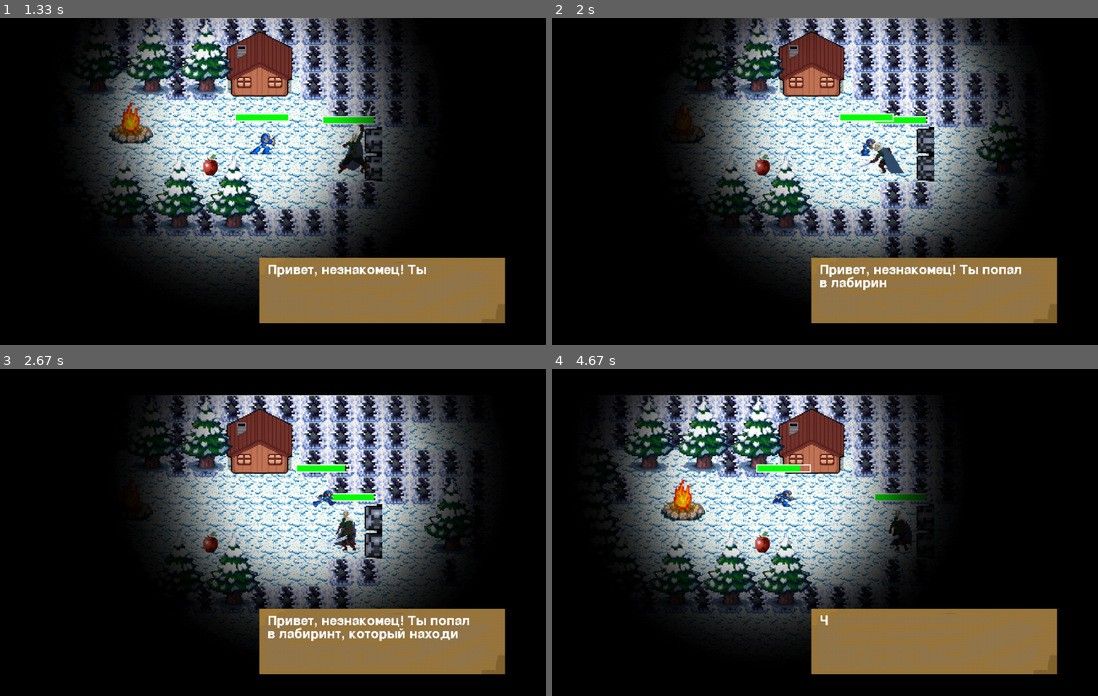
Above: before the commit, frames 1-4 (two rows, left to right).
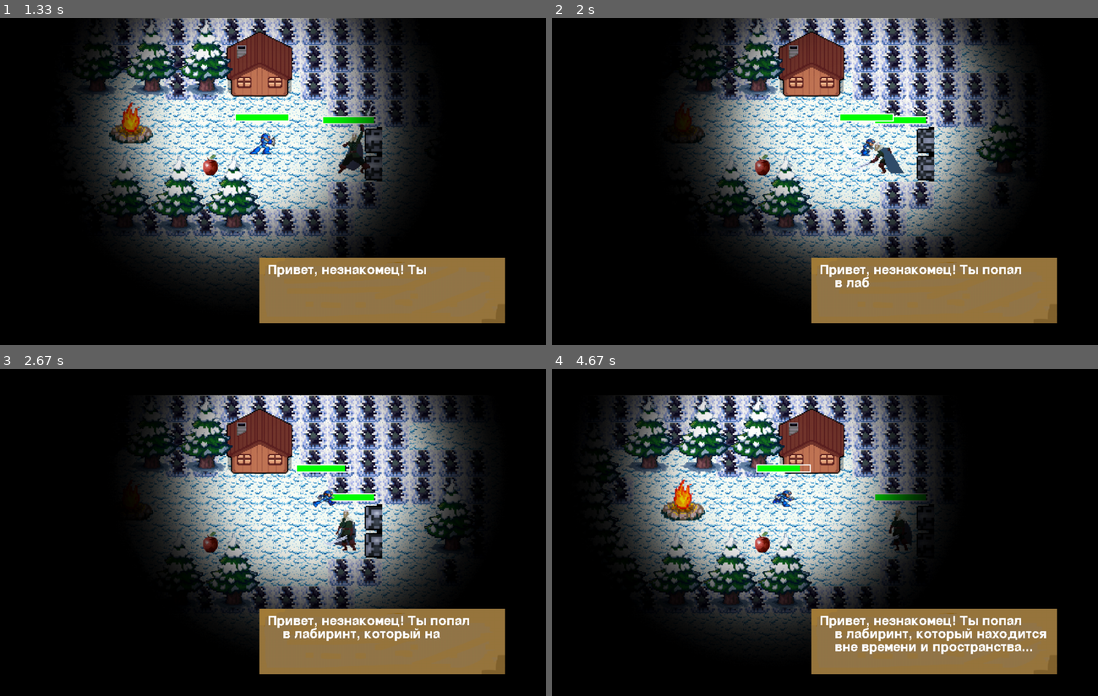
Above: after the commit, the same moments.

Repository: Gigirka/pygame
Game: pygame game, started from 123.py
Two runs of this game, one before a commit and one after it. Both use one fixed random seed, a clock stepped at 60 frames per second and the inputs below.
Inputs (mouse positions are in pixels of both pictures, inside the frame that each line leads up to):
- Up to frame 1 (1.33 s): click (273, 103) at 0.38 s; hold S 0.67-1.13 s; hold Right 0.67-1.13 s; move the mouse to (251, 194) at 0.7 s; click (273, 201) at 1.23 s
- Up to frame 2 (2 s): hold Right 1.5-1.97 s
- Up to frame 3 (2.67 s): hold Up 2-2.3 s; hold Right from 2.33 s (still down)
- Up to frame 4 (4.67 s): release Right at 2.8 s; hold Left 2.83-3.37 s; hold Down 3.4-3.7 s; hold Left 3.73-4.13 s; hold Up 4.17-4.53 s; hold Right from 4.57 s (still down)

Frame 1 is identical in both runs. In frame 2, 0.2% of the frame differs, in the area x 49-62%, y 79-84%; in frame 3, 0.5%; in frame 4, 1.6%, in the area x 49-91%, y 75-88%.

Commit message:
Добавил переход на второй уровень

Diff:
--- a/123.py
+++ b/123.py
@@ -658,28 +658,6 @@
             self.kill()
 
 
-player = None
-decor_group = pygame.sprite.Group()
-enemy_group = pygame.sprite.Group()
-all_sprites = pygame.sprite.Group()
-tiles_group = pygame.sprite.Group()
-player_group = pygame.sprite.Group()
-portal_group = pygame.sprite.Group()
-block_tiles_group = pygame.sprite.Group()
-healing_apples_group = pygame.sprite.Group()
-black_l = Black(0, 0)
-enemy1 = Enemy(480, 110, (134, 135))
-enemy2 = Enemy(1100, 160, (255, 256))
-bonfire = DecorCreate(4, 3, 'bonfire.png', (80, 80))
-house = DecorCreate(8.3, 0.5, 'wooden_house.png', (120, 120))
-big_trees = [(0, 1), (2, 0), (4, 0), (6, 0), (19, 3), (15, 3), (-0.3, 2), (0, 3),
-             (0.3, 4), (3, 5), (5, 5), (7, 5), (1, 5), (21, 7)]  # Массив с координатами деревьев
-apple = HealingApple(7, 5, 'apple.png', (70, 40))
-portal = Portal(35, 8, portal_img, (50, 80))
-for e in big_trees:  # Проходимся по массиву и создаём деревья
-    new_tree = DecorCreate(e[0], e[1], 'winter_tree.png', (150, 150))
-
-
 def blit_text(surface, text, pos, font, color=pygame.Color('white')):
     words = [word.split(' ') for word in text.splitlines()]
     space = font.size(' ')[0]
@@ -721,125 +699,266 @@
     return new_player, x, y
 
 
-player, level_x, level_y = generate_level(load_level('map0.txt'))
-
-# группа, содержащая все спрайты
-all_sprites = pygame.sprite.Group()
-running = True
-clock = pygame.time.Clock()
-sign_image = pygame.transform.scale(load_image('sign.png'), (450, 120))
-sign_rect = sign_image.get_rect(center=(700, 500))
-
-text0 = ("""Привет, незнакомец! Ты попал
-в лабиринт, который находится
-вне времени и пространства...""")
-text1 = ("""Чтобы выйти отсюда, тебе
-придётся устранить
-босса...""")
-text2 = ("""Однако к нему не так
-просто подобраться: тебя
-встретит его охрана""")
-displayed_text = ""
-counter = 0
-counter_text = 0
-while running:
-    dt = clock.tick(FPS) / 1000  # Amount of seconds between each loop.
-    if portal.rect.colliderect(player.rect):
-        terminate()
-    for event in pygame.event.get():
-        if event.type == pygame.QUIT:
-            running = False
-        if event.type == pygame.MOUSEBUTTONDOWN:
-            player.attack()
-            player.image = hero_Attack[2]
-        if event.type == pygame.KEYDOWN and player.can_move:
-            player.move = True
-            if event.key == pygame.K_s:
+def level1():
+    # группа, содержащая все спрайты
+    all_sprites = pygame.sprite.Group()
+    running = True
+    clock = pygame.time.Clock()
+    sign_image = pygame.transform.scale(load_image('sign.png'), (450, 120))
+    sign_rect = sign_image.get_rect(center=(700, 500))
+
+    text0 = ("""Привет, незнакомец! Ты попал
+    в лабиринт, который находится
+    вне времени и пространства...""")
+    text1 = ("""Чтобы выйти отсюда, тебе
+    придётся устранить
+    босса...""")
+    text2 = ("""Однако к нему не так
+    просто подобраться: тебя
+    встретит его охрана""")
+    displayed_text = ""
+    counter = 0
+    counter_text = 0
+    while running:
+        dt = clock.tick(FPS) / 1000  # Amount of seconds between each loop.
+        if portal.rect.colliderect(player.rect):
+            portal_group.empty()
+            tiles_group.empty()
+            enemy_group.empty()
+            decor_group.empty()
+            player_group.empty()
+            healing_apples_group.empty()
+            block_tiles_group.empty()
+            return
+        for event in pygame.event.get():
+            if event.type == pygame.QUIT:
+                running = False
+            if event.type == pygame.MOUSEBUTTONDOWN:
                 player.attack()
                 player.image = hero_Attack[2]
-            if event.key == pygame.K_LEFT:
-                step_sound.play(-1)
-                player.vx = -8
-                left = True
-                right = False
-            elif event.key == pygame.K_RIGHT:
-                step_sound.play(-1)
-                player.vx = 8
-                left = False
-                right = True
-            elif event.key == pygame.K_UP:
-                step_sound.play(-1)
-                player.vy = -8
-                left = False
-                right = True
-            elif event.key == pygame.K_DOWN:
-                step_sound.play(-1)
-                player.vy = 8
-                left = False
-                right = True
-            else:
-                left = False
-                right = False
-                animCount = 0
-        if event.type == pygame.KEYUP:
-            step_sound.stop()
-            player.move = False
-            if event.key in [pygame.K_LEFT, pygame.K_RIGHT]:
-                player.vx = 0
-            elif event.key in [pygame.K_UP, pygame.K_DOWN]:
-                player.vy = 0
-
-    all_sprites.update(dt)
-    for enemy_class in enemy_group:  # Действие для каждого врага
-        enemy_class.update()
-        enemy_class.draw(screen)
-        enemy_class.update_time_dependent(dt)
-        enemy_class.update_frame_dependent()
-
-    player.update()
-    portal.update(dt)
-    player.update_time_dependent(dt)
-    player.update_frame_dependent()
-    black_l.update()
-    all_sprites.update()
-    screen.fill('Black')
-    for block in tiles_group:
-        block.update(dt)
-    all_sprites.draw(screen)
-    tiles_group.draw(screen)
-    block_tiles_group.draw(screen)
-    enemy_group.draw(screen)
-    decor_group.draw(screen)
-    healing_apples_group.draw(screen)
-    portal_group.draw(screen)
-    for apple in healing_apples_group:
-        apple.heal()
-    for enemy_class in enemy_group:  # Действие для каждого врага
-        enemy_class.draw(screen)
-
-    player_group.draw(screen)
-    player.draw(screen)
-    screen.blit(sign_image, sign_rect)
-    text = [text0, text1, text2][counter_text]
-    if counter < len(text) + 15:
-        if counter < len(text):
-            displayed_text += text[counter]
-        counter += 1
-    if counter == len(text) + 15 and counter_text < 2:
-        counter = 0
-        counter_text += 1
-        displayed_text = ''
-    blit_text(screen, displayed_text, (490, 450), pygame.font.Font(None, 36))
-    if player.health <= 0:
-        player.index = 0
-        player.images = player.images_dead
-        player.image = player.images[0]
+            if event.type == pygame.KEYDOWN and player.can_move:
+                player.move = True
+                if event.key == pygame.K_s:
+                    player.attack()
+                    player.image = hero_Attack[2]
+                if event.key == pygame.K_LEFT:
+                    step_sound.play(-1)
+                    player.vx = -8
+                    left = True
+                    right = False
+                elif event.key == pygame.K_RIGHT:
+                    step_sound.play(-1)
+                    player.vx = 8
+                    left = False
+                    right = True
+                elif event.key == pygame.K_UP:
+                    step_sound.play(-1)
+                    player.vy = -8
+                    left = False
+                    right = True
+                elif event.key == pygame.K_DOWN:
+                    step_sound.play(-1)
+                    player.vy = 8
+                    left = False
+                    right = True
+                else:
+                    left = False
+                    right = False
+                    animCount = 0
+            if event.type == pygame.KEYUP:
+                step_sound.stop()
+                player.move = False
+                if event.key in [pygame.K_LEFT, pygame.K_RIGHT]:
+                    player.vx = 0
+                elif event.key in [pygame.K_UP, pygame.K_DOWN]:
+                    player.vy = 0
+
+        all_sprites.update(dt)
+        for enemy_class in enemy_group:  # Действие для каждого врага
+            enemy_class.update()
+            enemy_class.draw(screen)
+            enemy_class.update_time_dependent(dt)
+            enemy_class.update_frame_dependent()
+
+        player.update()
+        portal.update(dt)
+        player.update_time_dependent(dt)
+        player.update_frame_dependent()
+        black_l.update()
+        all_sprites.update()
+        screen.fill('Black')
+        for block in tiles_group:
+            block.update(dt)
+        all_sprites.draw(screen)
+        tiles_group.draw(screen)
+        block_tiles_group.draw(screen)
+        enemy_group.draw(screen)
+        decor_group.draw(screen)
+        healing_apples_group.draw(screen)
+        portal_group.draw(screen)
+        for apple in healing_apples_group:
+            apple.heal()
+        for enemy_class in enemy_group:  # Действие для каждого врага
+            enemy_class.draw(screen)
+
         player_group.draw(screen)
-        player.can_move = False
-        pygame.mixer.pause()
-        print(round(end_time / 1000 - 3, 1), 'секунд')
-        end_screen()
-        break
-    clock.tick(FPS)
-    pygame.display.flip()
+        player.draw(screen)
+        screen.blit(sign_image, sign_rect)
+        text = [text0, text1, text2][counter_text]
+        if counter < len(text) + 15:
+            if counter < len(text):
+                displayed_text += text[counter]
+            counter += 1
+        if counter == len(text) + 15 and counter_text < 2:
+            counter = 0
+            counter_text += 1
+            displayed_text = ''
+        blit_text(screen, displayed_text, (490, 450), pygame.font.Font(None, 36))
+        if player.health <= 0:
+            player.index = 0
+            player.images = player.images_dead
+            player.image = player.images[0]
+            player_group.draw(screen)
+            player.can_move = False
+            pygame.mixer.pause()
+            print(round(end_time / 1000 - 3, 1), 'секунд')
+            end_screen()
+            break
+        clock.tick(FPS)
+        pygame.display.flip()
+
+
+def level2():
+    global player
+    global level_x
+    global level_y
+    black_l = Black(0, 0)
+    enemy1 = Enemy(480, 110, (134, 135))
+    enemy2 = Enemy(1100, 160, (255, 256))
+    big_trees = [(0, 1), (2, 0), (4, 0), (6, 0), (19, 3), (15, 3), (-0.3, 2), (0, 3),
+                 (0.3, 4), (3, 5), (5, 5), (7, 5), (1, 5), (21, 7)]  # Массив с координатами деревьев
+    apple = HealingApple(10, 10, 'apple.png', (70, 40))
+
+    for e in big_trees:  # Проходимся по массиву и создаём деревья
+        new_tree = DecorCreate(e[0], e[1], 'winter_tree.png', (150, 150))
+    # группа, содержащая все спрайты
+    all_sprites = pygame.sprite.Group()
+    running = True
+    clock = pygame.time.Clock()
+    sign_image = pygame.transform.scale(load_image('sign.png'), (450, 120))
+    sign_rect = sign_image.get_rect(center=(700, 500))
+    while running:
+        dt = clock.tick(FPS) / 1000  # Amount of seconds between each loop.
+        for event in pygame.event.get():
+            if event.type == pygame.QUIT:
+                running = False
+            if event.type == pygame.MOUSEBUTTONDOWN:
+                player.attack()
+                player.image = hero_Attack[2]
+            if event.type == pygame.KEYDOWN and player.can_move:
+                player.move = True
+                if event.key == pygame.K_s:
+                    player.attack()
+                    player.image = hero_Attack[2]
+                if event.key == pygame.K_LEFT:
+                    step_sound.play(-1)
+                    player.vx = -8
+                    left = True
+                    right = False
+                elif event.key == pygame.K_RIGHT:
+                    step_sound.play(-1)
+                    player.vx = 8
+                    left = False
+                    right = True
+                elif event.key == pygame.K_UP:
+                    step_sound.play(-1)
+                    player.vy = -8
+                    left = False
+                    right = True
+                elif event.key == pygame.K_DOWN:
+                    step_sound.play(-1)
+                    player.vy = 8
+                    left = False
+                    right = True
+                else:
+                    left = False
+                    right = False
+                    animCount = 0
+            if event.type == pygame.KEYUP:
+                step_sound.stop()
+                player.move = False
+                if event.key in [pygame.K_LEFT, pygame.K_RIGHT]:
+                    player.vx = 0
+                elif event.key in [pygame.K_UP, pygame.K_DOWN]:
+                    player.vy = 0
+
+        all_sprites.update(dt)
+        for enemy_class in enemy_group:  # Действие для каждого врага
+            enemy_class.update()
+            enemy_class.draw(screen)
+            enemy_class.update_time_dependent(dt)
+            enemy_class.update_frame_dependent()
+
+        player.update()
+        portal.update(dt)
+        player.update_time_dependent(dt)
+        player.update_frame_dependent()
+        black_l.update()
+        all_sprites.update()
+        screen.fill('Black')
+        for block in tiles_group:
+            block.update(dt)
+        all_sprites.draw(screen)
+        tiles_group.draw(screen)
+        block_tiles_group.draw(screen)
+        enemy_group.draw(screen)
+        decor_group.draw(screen)
+        healing_apples_group.draw(screen)
+        portal_group.draw(screen)
+        for apple in healing_apples_group:
+            apple.heal()
+        for enemy_class in enemy_group:  # Действие для каждого врага
+            enemy_class.draw(screen)
+
+        player_group.draw(screen)
+        player.draw(screen)
+        screen.blit(sign_image, sign_rect)
+        if player.health <= 0:
+            player.index = 0
+            player.images = player.images_dead
+            player.image = player.images[0]
+            player_group.draw(screen)
+            player.can_move = False
+            pygame.mixer.pause()
+            print(round(end_time / 1000 - 3, 1), 'секунд')
+            end_screen()
+            break
+        clock.tick(FPS)
+        pygame.display.flip()
+
+
+player = None
+decor_group = pygame.sprite.Group()
+enemy_group = pygame.sprite.Group()
+all_sprites = pygame.sprite.Group()
+tiles_group = pygame.sprite.Group()
+player_group = pygame.sprite.Group()
+portal_group = pygame.sprite.Group()
+block_tiles_group = pygame.sprite.Group()
+healing_apples_group = pygame.sprite.Group()
+black_l = Black(0, 0)
+enemy1 = Enemy(480, 110, (134, 135))
+enemy2 = Enemy(1100, 160, (255, 256))
+bonfire = DecorCreate(4, 3, 'bonfire.png', (80, 80))
+house = DecorCreate(8.3, 0.5, 'wooden_house.png', (120, 120))
+big_trees = [(0, 1), (2, 0), (4, 0), (6, 0), (19, 3), (15, 3), (-0.3, 2), (0, 3),
+             (0.3, 4), (3, 5), (5, 5), (7, 5), (1, 5), (21, 7)]  # Массив с координатами деревьев
+apple = HealingApple(7, 5, 'apple.png', (70, 40))
+portal = Portal(35, 8, portal_img, (50, 80))
+for e in big_trees:  # Проходимся по массиву и создаём деревья
+    new_tree = DecorCreate(e[0], e[1], 'winter_tree.png', (150, 150))
+player, level_x, level_y = generate_level(load_level('map0.txt'))
+level1()
+player, level_x, level_y = generate_level(load_level('map1.txt'))
+level2()
 pygame.quit()
